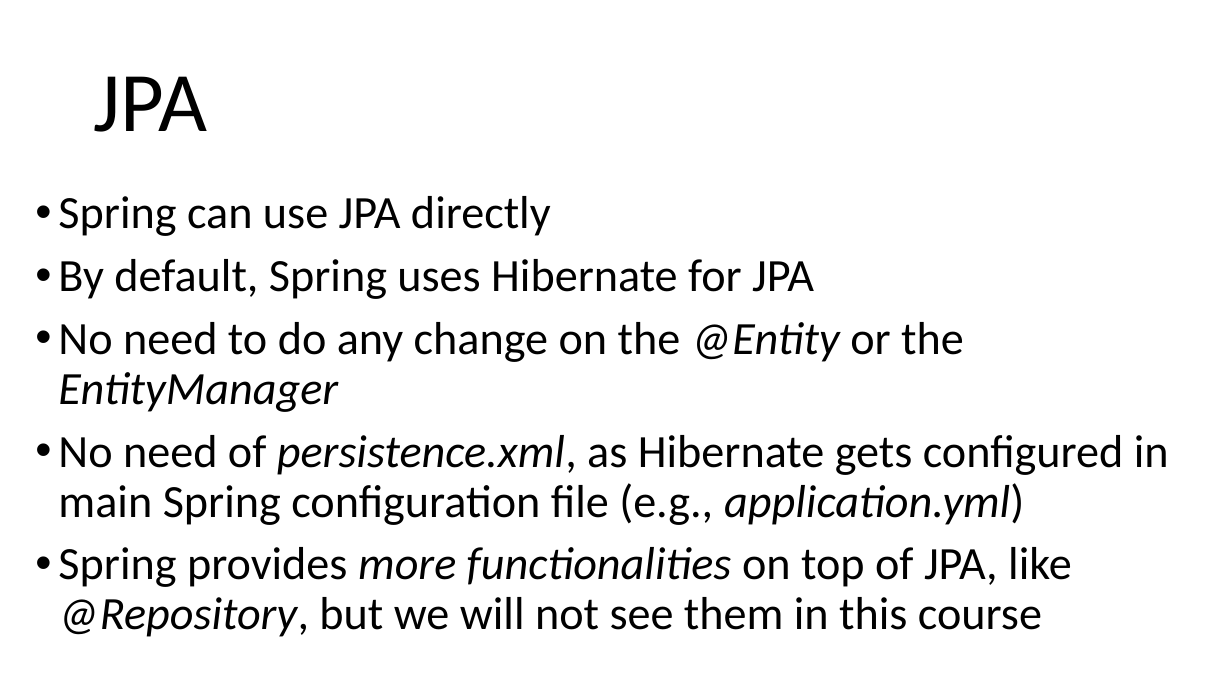
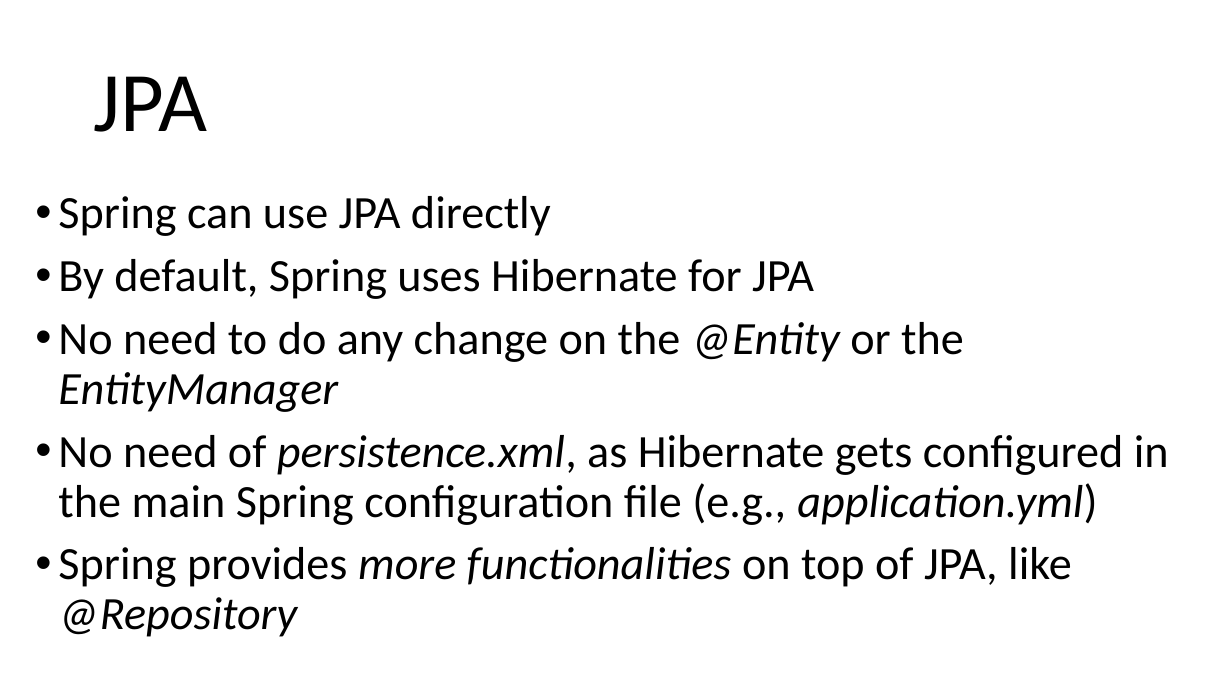
Before and after one commit to arcuri82/testing_security_development_enterprise_systems, a slide deck: slide 9 of doc/intro/slides/lesson_08_spring.pptx. Drawn at 1232x693 pixels with LibreOffice and Linux fonts; fonts in the diff are those of the drawing. Boxes give left, top, right and bottom in pixels: in the first picture for what was removed or moved away, otherwise in the second. Text is boxed around its words. In the diff, an @@ line names an element or a change of style, - is before the commit and + after.

```diff
--- a/doc/intro/slides/lesson_08_spring.pptx
+++ b/doc/intro/slides/lesson_08_spring.pptx
@@ text at (58, 435, 1169, 637): text changed @@
-• No need of persistence.xml, as Hibernate gets configured in main Spring configuration file (e.g., application.yml)
-• Spring provides more functionalities on top of JPA, like @Repository, but we will not see them in this course
+• No need of persistence.xml, as Hibernate gets configured in the main Spring configuration file (e.g., application.yml)
+• Spring provides more functionalities on top of JPA, like @Repository
```
Also in this commit, not shown: 9 other slides changed, 1 other file.
